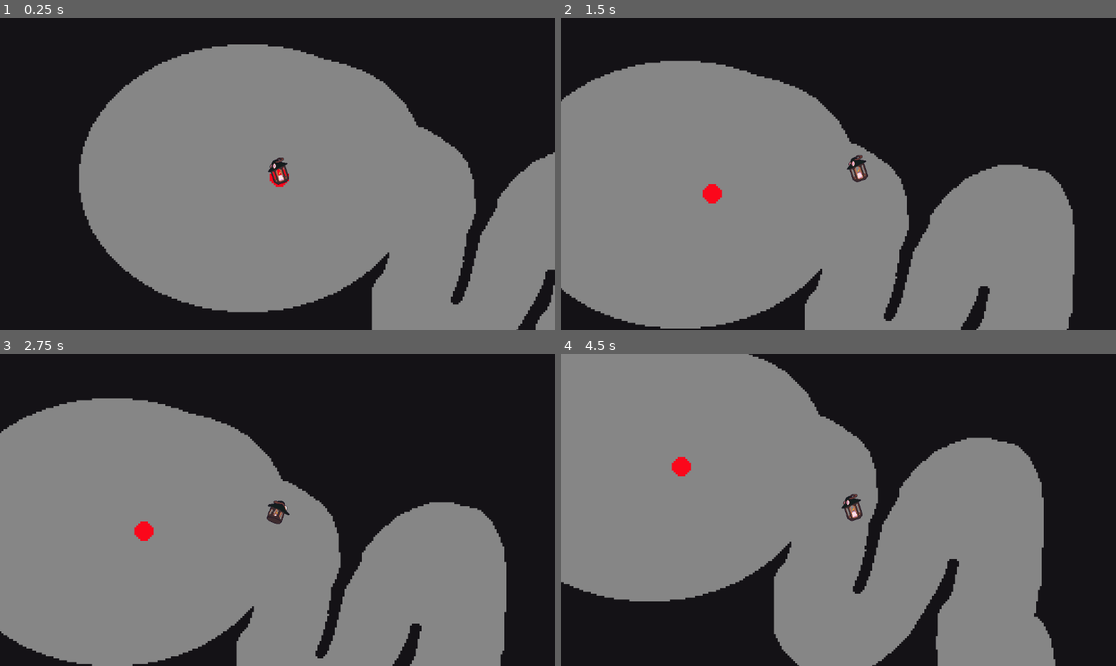
Above: before the commit, frames 1-4 (two rows, left to right).
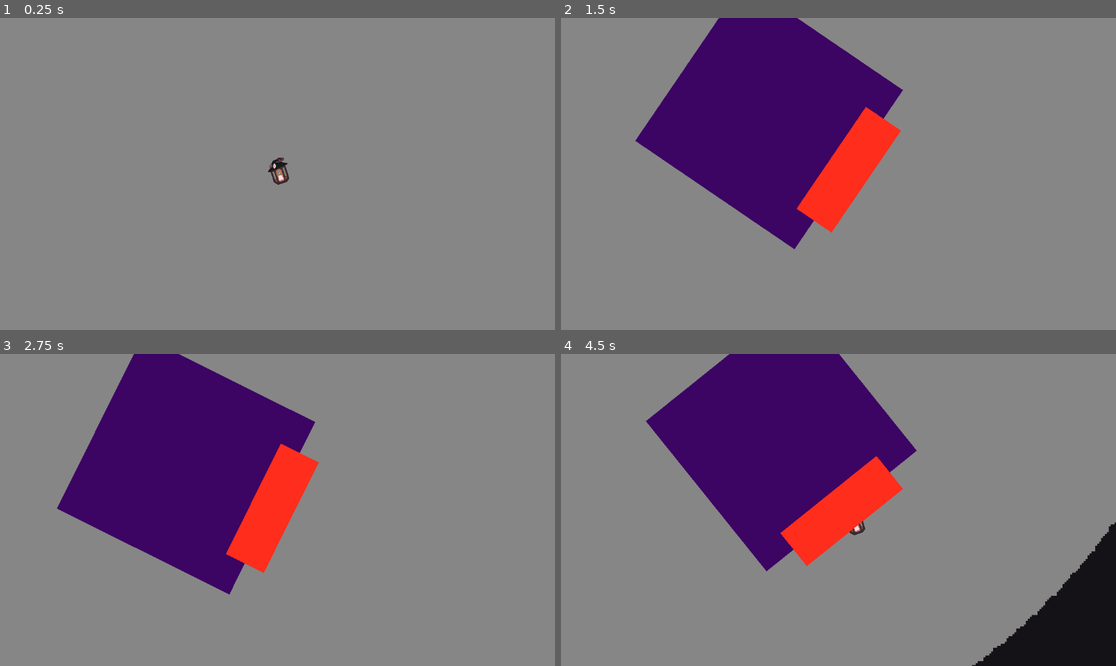
Above: after the commit, the same moments.

Repository: Dcarreon/ps15-jam-wizard-game
Game: Godot game, scene res://scenes/game.tscn
The game is run twice, just before and just after one commit, with the same random seed, the same clock (stepped at 60 frames per second) and the same inputs.
Inputs (mouse positions are in pixels of both pictures, inside the frame that each line leads up to):
- Up to frame 1 (0.25 s): no input
- Up to frame 2 (1.5 s): tap Enter (ui_accept) at 0.5, 0.77 s; move the mouse to (960, 158) at 0.52 s; move the mouse to (727, 189) at 1.27 s
- Up to frame 3 (2.75 s): tap Enter (ui_accept) at 1.52 s; move the mouse to (333, 441) at 2.02 s
- Up to frame 4 (4.5 s): move the mouse to (810, 572) at 2.77 s; tap Enter (ui_accept) at 3.02, 3.77 s; move the mouse to (1005, 556) at 3.52 s; move the mouse to (672, 463) at 4.27 s

The runs differ from the first frame. In frame 1, 44% of the frame differs, in the area x 0-100%, y 0-100%; in frame 2, 57%; in frame 3, 60%; in frame 4, 53%.

Commit message:
Enenym target_found and target_lost improvements

Diff:
--- a/scenes/game.tscn
+++ b/scenes/game.tscn
@@ -270,7 +270,7 @@
 metadata/_edit_lock_ = true
 
 [node name="Player" parent="." instance=ExtResource("1_xwa3k")]
-position = Vector2(100, 959)
+position = Vector2(1291, -676)
 
 [node name="Camera2D" type="Camera2D" parent="Player"]
 position_smoothing_enabled = true
--- a/scripts/enemy/enemy_follow_state.gd
+++ b/scripts/enemy/enemy_follow_state.gd
@@ -23,21 +23,21 @@
 	var target_distance = ray_cast.target_position.distance_to(ray_cast.position)
 	if target_distance <= actor.attack_range:
 		player_in_range.emit()
-	if not actor.sense_target():
-		target_lost_timer += delta
-		if target_lost_timer >= actor.target_memory:
-			lost_target.emit()
-			return
-	elif navigation_agent.is_target_reachable():
+
+	if actor.sense_target() and navigation_agent.is_target_reachable():
 		target_lost_timer = 0
 
-	if not navigation_agent.is_target_reachable():
+	if not actor.sense_target() or not navigation_agent.is_target_reachable() :
 		target_lost_timer += delta
 		if target_lost_timer >= actor.target_memory:
 			lost_target.emit()
 			return
 
-	navigation_agent.target_position = actor.target.global_position
+	if navigation_agent.is_target_reached():
+		navigation_agent.set_velocity(Vector2.ZERO)
+
+
+	target_setup()
 
 	var current_agent_position = actor.global_position
 	var next_path_position = navigation_agent.get_next_path_position()
@@ -55,7 +55,7 @@
 func _on_velocity_computed(safe_velocity):
 	actor.velocity = safe_velocity
 
-func actor_setup():
+func target_setup():
 	await get_tree().physics_frame
 	if actor.target:
 		navigation_agent.target_position = actor.target.global_position
@@ -68,7 +68,7 @@
 	navigation_agent.connect("velocity_computed", Callable(self, "_on_velocity_computed"))
 	#actor = await $"../.."
 	ray_cast.set_enabled(true)
-	call_deferred("actor_setup")
+	call_deferred("target_setup")
 	set_process(true)
 	set_physics_process(true)
 	#print("follow state")
--- a/scripts/enemy/enemy_wander_state.gd
+++ b/scripts/enemy/enemy_wander_state.gd
@@ -9,7 +9,7 @@
 
 var collision : KinematicCollision2D
 var direction_timer = 0
-
+var first_execution = true
 # Called when the node enters the scene tree for the first time.
 func _ready() -> void:
 	set_process(false)
@@ -20,7 +20,7 @@
 
 func _physics_process(_delta: float) -> void:
 	#direction_timer += delta
-	navigation_agent.target_position = actor.origin
+	target_setup()
 
 	var current_agent_position = ray_cast.global_position
 	var next_path_position = navigation_agent.get_next_path_position()
@@ -31,11 +31,11 @@
 	else:
 		actor.velocity = _on_velocity_computed(new_velocity)
 
-	if actor.sense_target():
+	if actor.sense_target() and not first_execution:
 		navigation_agent.target_position = actor.target.global_position
 		if navigation_agent.is_target_reachable():
 			found_target.emit()
-
+	first_execution = false
 	#print_debug("wandering")
 
 func _enter_state() -> void:
@@ -43,7 +43,7 @@
 	ray_cast.set_enabled(true)
 	navigation_agent.connect("velocity_computed", Callable(self, "_on_velocity_computed"))
 	navigation_agent.connect("target_reached", Callable(self, "_on_target_reached"))
-	call_deferred("actor_setup")
+	call_deferred("target_setup")
 	#print("wander state")
 	set_process(true)
 	set_physics_process(true)
@@ -56,7 +56,7 @@
 	set_process(false)
 	set_physics_process(false)
 
-func actor_setup():
+func target_setup():
 	await get_tree().physics_frame
 	navigation_agent.target_desired_distance = 100
 	navigation_agent.target_position = actor.origin
